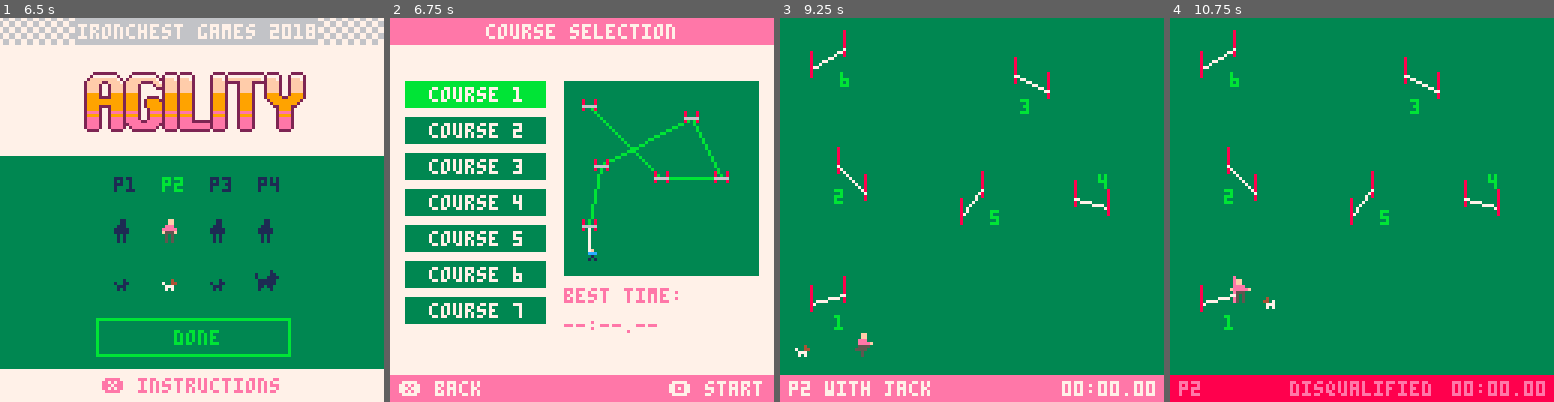
Above: before the commit, frames 1-4 (left to right).
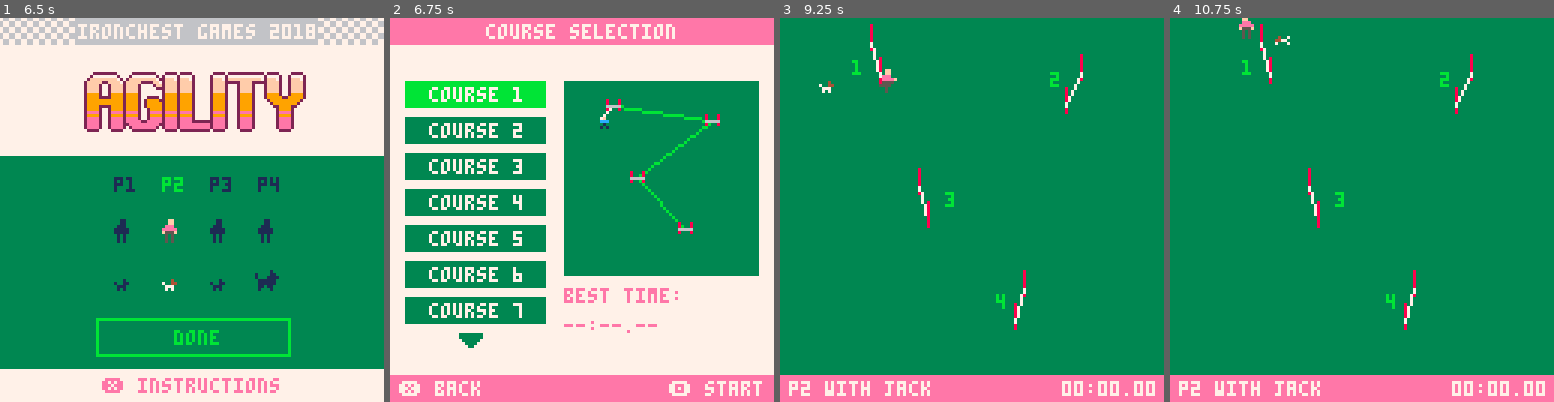
Above: after the commit, the same moments.

Repository: ironchestgames/pico-8-carts
Game: PICO-8 cartridge agility.p8
The game is run twice, just before and just after one commit, with the same random seed, the same clock (stepped at 60 frames per second) and the same inputs.
Inputs:
- Up to frame 1 (6.5 s): tap X (X key) at 0.33, 1.07, 1.85, 2.97, 4.08, 5.2, 6.32 s; tap O (Z key) at 0.7, 1.7, 2.1, 2.5, 2.9, 3.3, 3.7, 4.1, 4.5, 4.9, 5.3, 5.7, 6.1 s; hold Right 1.6-2.1 s; hold Up 2.15-2.42 s; hold Right 2.47-3.03 s; hold Left 3.08-3.58 s; hold Down 3.63-3.97 s; hold Right 4.02-4.68 s; hold Up 4.73-5.03 s; hold Left 5.08-5.68 s; hold Down 5.73-6.03 s; hold Right from 6.08 s (still down)
- Up to frame 2 (6.75 s): tap O (Z key) at 6.5 s; release Right at 6.58 s; hold Right from 6.63 s (still down)
- Up to frame 3 (9.25 s): tap O (Z key) every 0.4 s from 6.9 to 8.9 s; release Right at 7.13 s; hold Up 7.18-7.45 s; tap X (X key) at 7.43, 8.55 s; hold Right 7.5-8.07 s; hold Left 8.12-8.62 s; hold Down 8.67-9 s; hold Right from 9.05 s (still down)
- Up to frame 4 (10.75 s): tap O (Z key) every 0.4 s from 9.3 to 10.5 s; tap X (X key) at 9.67 s; release Right at 9.72 s; hold Up 9.77-10.07 s; hold Left 10.12-10.72 s

Frame 1 is identical in both runs. In frame 2, 2.0% of the frame differs, in the area x 17-89%, y 21-86%; in frame 3, 2.6%; in frame 4, 9.0%, in the area x 0-100%, y 0-100%.

Commit message:
agility - added courses, better times persistence

Diff:
--- a/agility.p8
+++ b/agility.p8
@@ -675,6 +675,7 @@
   dogpos=_dogpos,
   course=_course,
   obstacles=_obstacles,
+  coursenr=_courseindex -- note: used for times
  }
 end
 
@@ -711,7 +712,11 @@
  loadcourse(4),
  loadcourse(5),
  loadcourse(6),
- loadcourse(7),
+ loadcourse(9),
+ loadcourse(10),
+ loadcourse(11),
+ loadcourse(12),
+ loadcourse(13),
 }
 
 currentcourseidx=1
@@ -1209,9 +1214,10 @@
    coursetime=timertick,
   }
 
-  if dget(currentcourseidx) == 0 or
-     dget(currentcourseidx) > timertick then
-   dset(currentcourseidx,timertick)
+  local currentcourseconf=courses[currentcourseidx]
+  if dget(currentcourseconf.coursenr) == 0 or
+     dget(currentcourseconf.coursenr) > timertick then
+   dset(currentcourseconf.coursenr,timertick)
    obj.ishighscore=true
   end
 
@@ -2305,7 +2311,7 @@
    offy+courses[currentcourseidx].handlerpos[2]/2)
 
  -- draw best time for current course
- local besttime=dget(currentcourseidx)
+ local besttime=dget(courses[currentcourseidx].coursenr)
  local s='--:--.--'
  if besttime != 0 then
   s=ticktotimestr(besttime)
Not shown, changed: 48 lines of the sprite sheet (__gfx__) section of agility.p8
